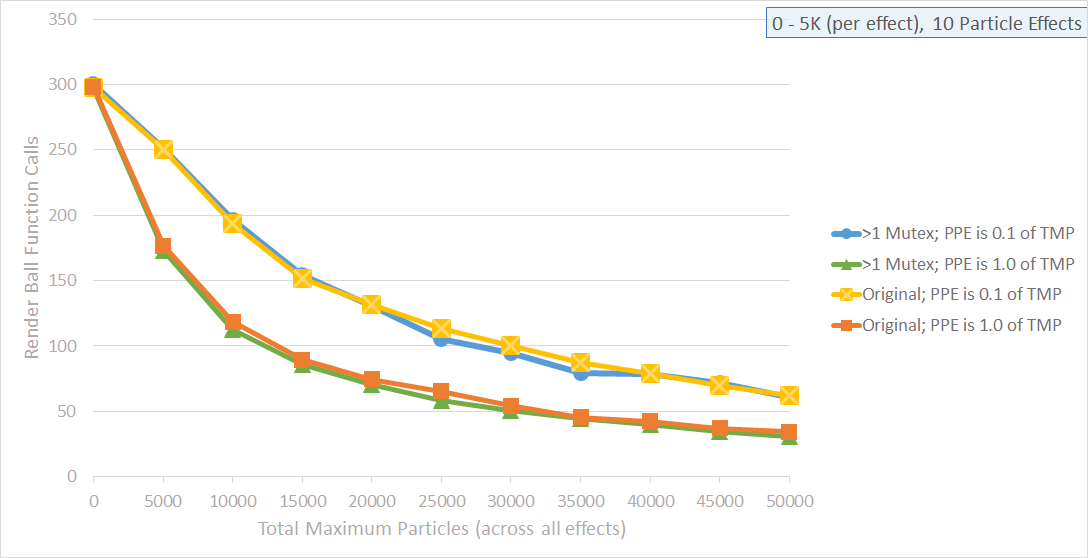
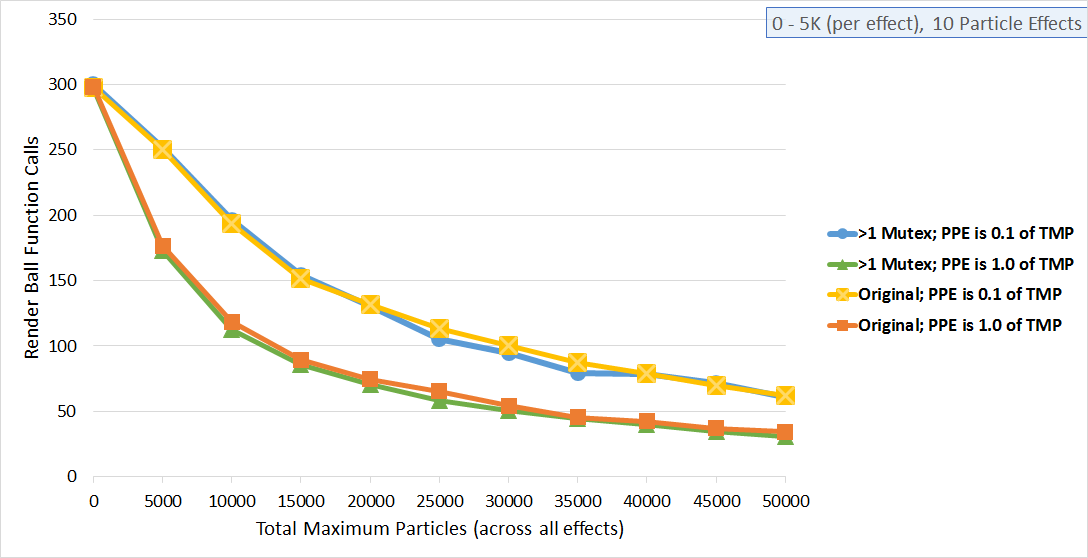
Layered file, before and after one edit (1088x558). Changes by layer:
added layer "Layer 4" above "Layer 3" over (23, 13, 1075, 539)
